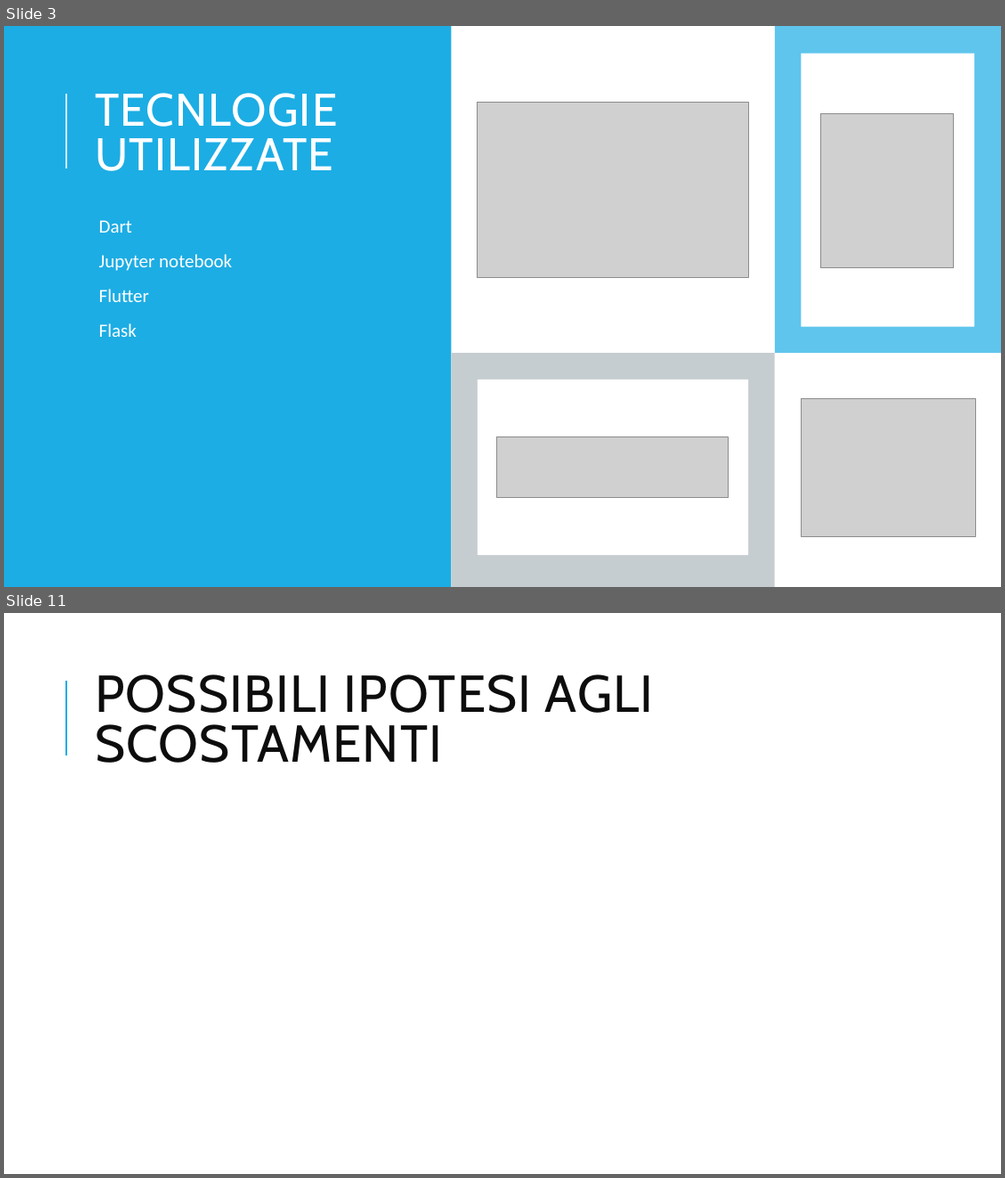
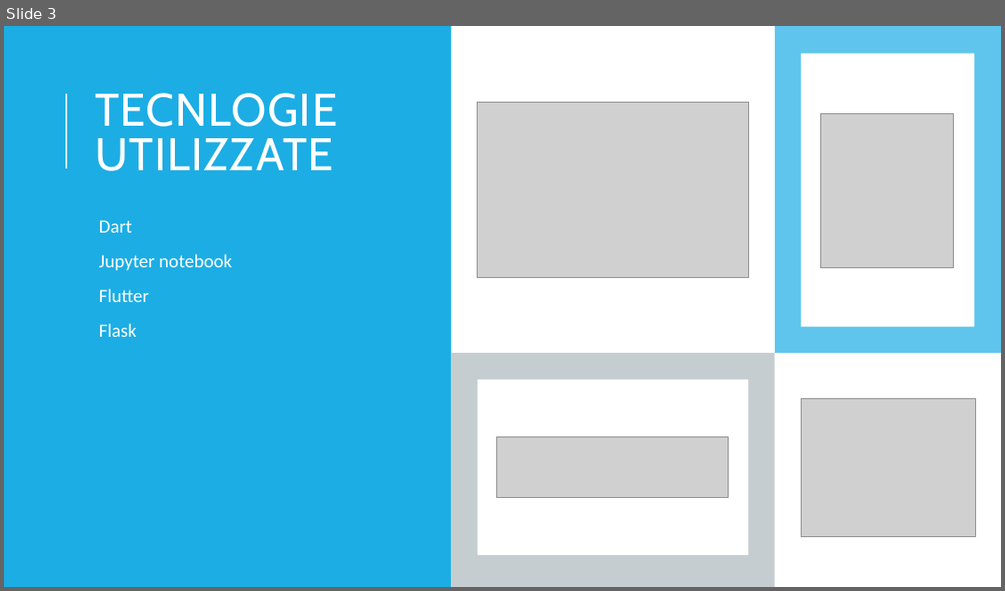
Before and after one commit to VinciGit00/SCGProject, a slide deck: Document/PresentazioneProgetto.pptx. Shown one above the other, each under a label of ours: slides 3 and 11 before the commit, slide 3 after it; the slides between them are not shown. The pictures are 1005x1178 and 1005x591 pixels, drawn with LibreOffice and Linux fonts; fonts in the diff are those of the drawing; grey boxes stand for pictures. Boxes give left, top, right and bottom in pixels: in the first picture for what was removed or moved away, otherwise in the second. Text is boxed around its words. In the diff, an @@ line names an element or a change of style, - is before the commit and + after.

```diff
--- a/Document/PresentazioneProgetto.pptx
+++ b/Document/PresentazioneProgetto.pptx
@@ slide 11 removed at (4,613,1001,1174), background #FFFFFF @@
@@ line removed from (66, 755) to (66, 681) @@
@@ title removed at (95,674,654,763) @@
-POSSIBILI IPOTESI AGLI SCOSTAMENTI
```
Also in this commit, not shown: 6 slides changed, 5 slides added, 3 other slides removed, 7 other files.
